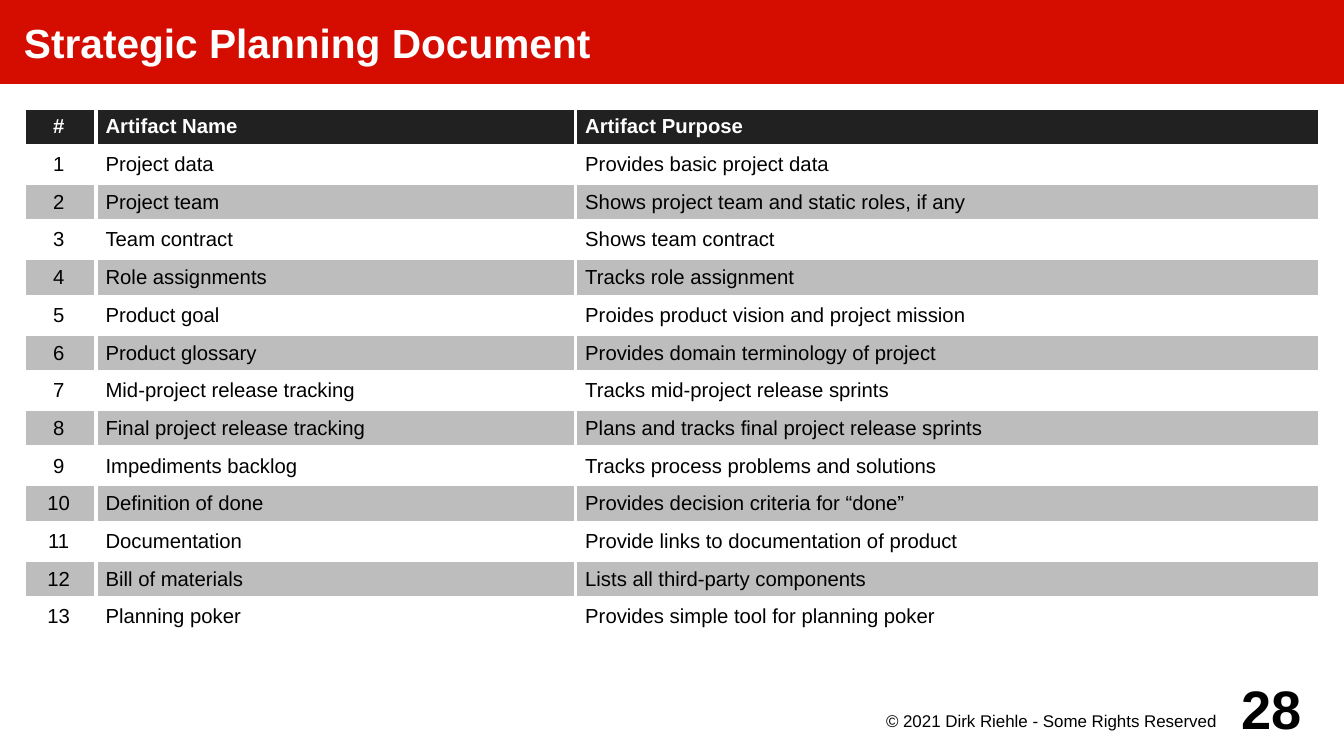
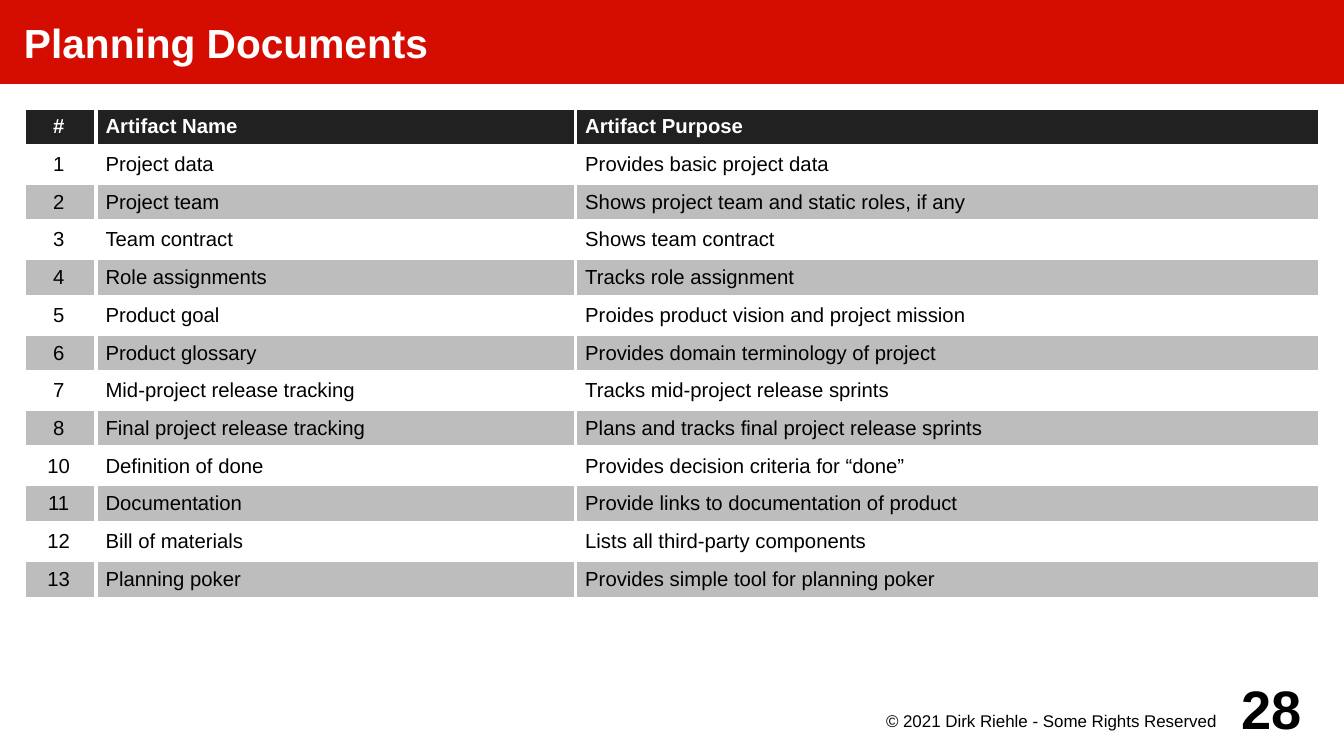
Before and after one commit to dirkriehle/amos-course, a slide deck: slide 28 of Lecture slides/AMOS A02 - Project Setup.odp. Drawn at 1344x756 pixels with LibreOffice and Linux fonts; fonts in the diff are those of the drawing. Boxes give left, top, right and bottom in pixels: in the first picture for what was removed or moved away, otherwise in the second. Text is boxed around its words. In the diff, an @@ line names an element or a change of style, - is before the commit and + after.

Commit message:
Migrating the impediments backlog out of the planning docs; first steps

```diff
--- a/Lecture slides/AMOS A02 - Project Setup.odp
+++ b/Lecture slides/AMOS A02 - Project Setup.odp
@@ title at [24, 28, 428, 65]: text changed @@
-Strategic Planning Document
+Planning Documents
@@ table at [24, 109, 1321, 599] @@
-row 10: 9 | Impediments backlog | Tracks process problems and solutions
```
Also in this commit, not shown: 3 other slides changed, 2 slides added, 1 other file.
